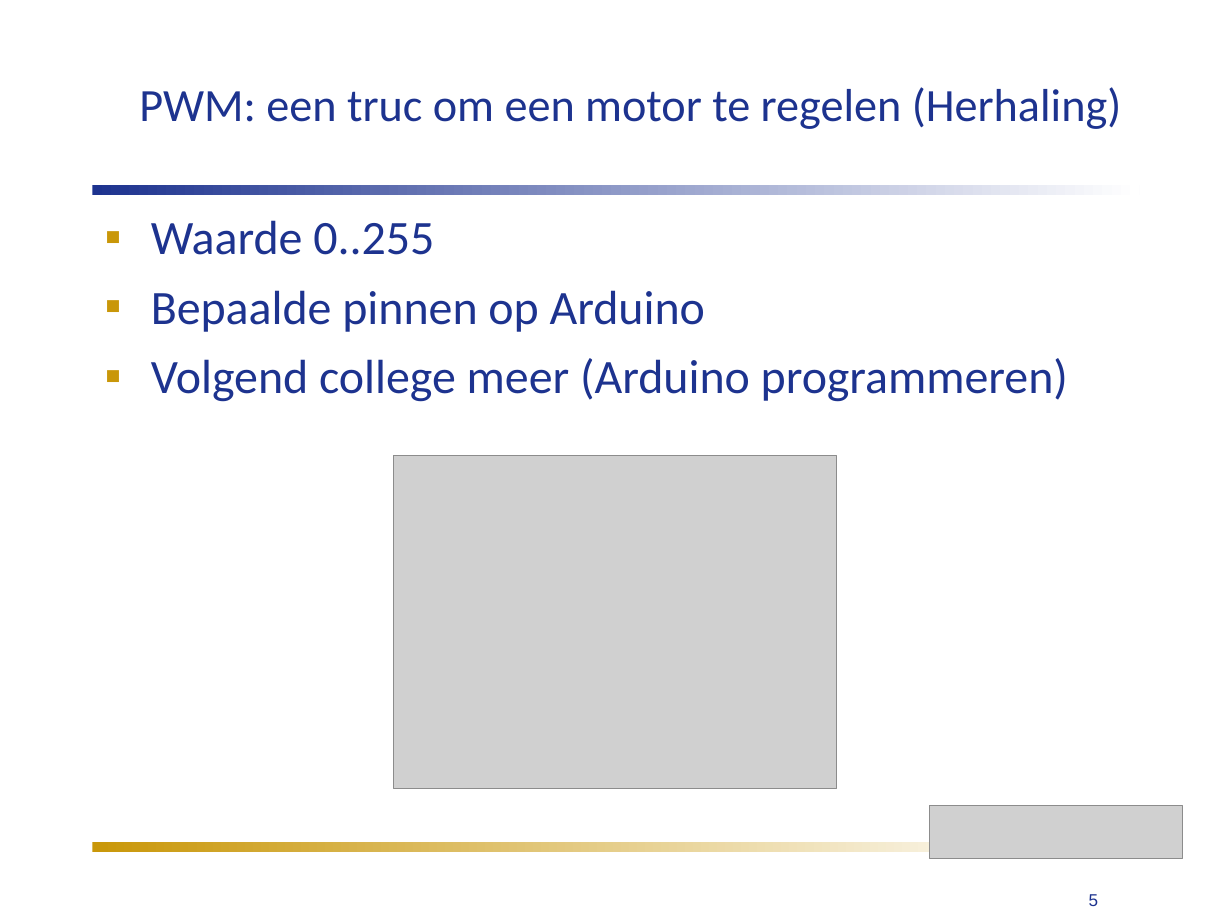
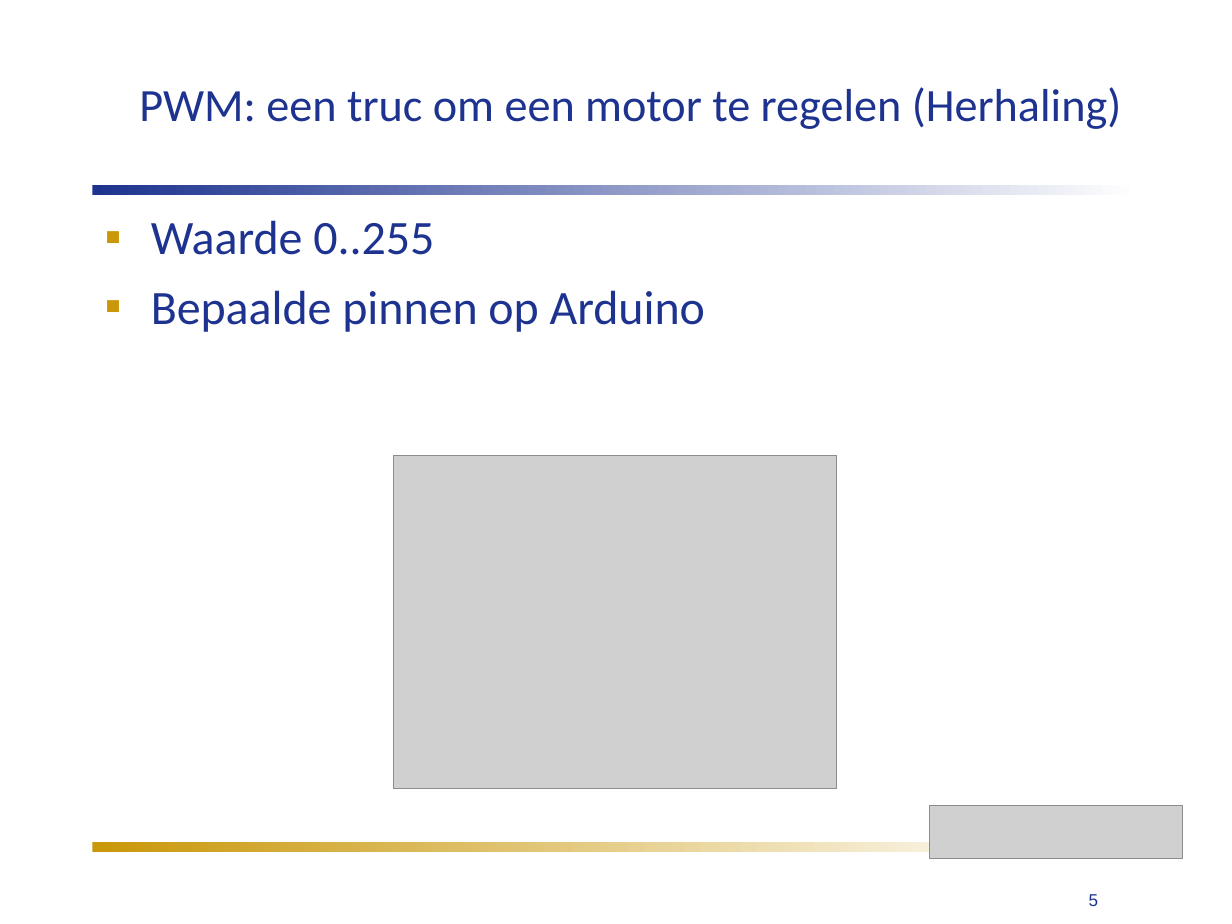
Before and after one commit to humiq/Greendevelopment, a slide deck: slide 5 of trunk/documents/Colleges/ISIROB College 4.ppt. Drawn at 1232x924 pixels with LibreOffice and Linux fonts; fonts in the diff are those of the drawing; grey boxes stand for pictures. Boxes give left, top, right and bottom in pixels: in the first picture for what was removed or moved away, otherwise in the second. Text is boxed around its words. In the diff, an @@ line names an element or a change of style, - is before the commit and + after.

```diff
--- a/trunk/documents/Colleges/ISIROB College 4.ppt
+++ b/trunk/documents/Colleges/ISIROB College 4.ppt
@@ text at [151,358,1068,402]: paragraph removed @@
-▪ Volgend college meer (Arduino programmeren)
```
Also in this commit, not shown: 1 other file.
